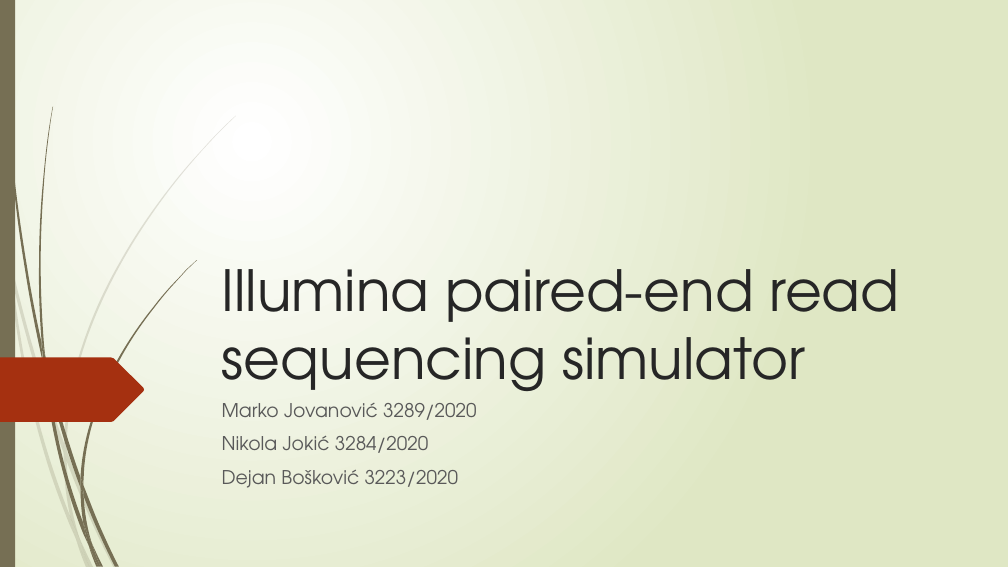
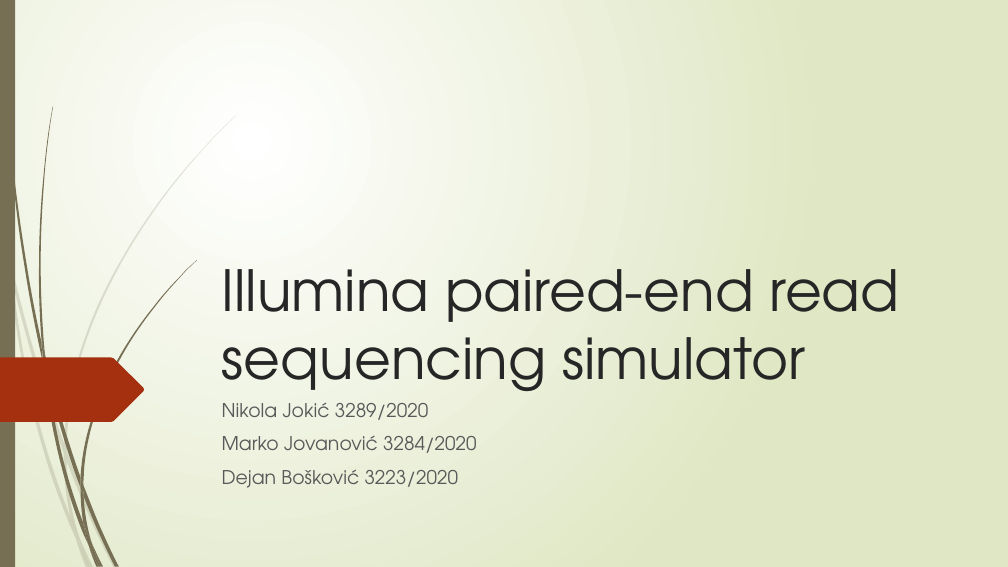
Before and after one commit to Fenrir996/IluminaPairEndReadSimulator, a slide deck: slide 1 of IluminaPairEndReadSimulator presentation.pptx. Drawn at 1008x567 pixels with LibreOffice and Linux fonts; fonts in the diff are those of the drawing. Boxes give left, top, right and bottom in pixels: in the first picture for what was removed or moved away, otherwise in the second. Text is boxed around its words. In the diff, an @@ line names an element or a change of style, - is before the commit and + after.

```diff
--- a/IluminaPairEndReadSimulator presentation.pptx
+++ b/IluminaPairEndReadSimulator presentation.pptx
@@ subtitle at [222,403,476,453]: text changed @@
-Marko Jovanović 3289/2020
-Nikola Jokić 3284/2020
+Nikola Jokić 3289/2020
+Marko Jovanović 3284/2020
```
Also in this commit, not shown: 2 slides added, 1 slide removed.
